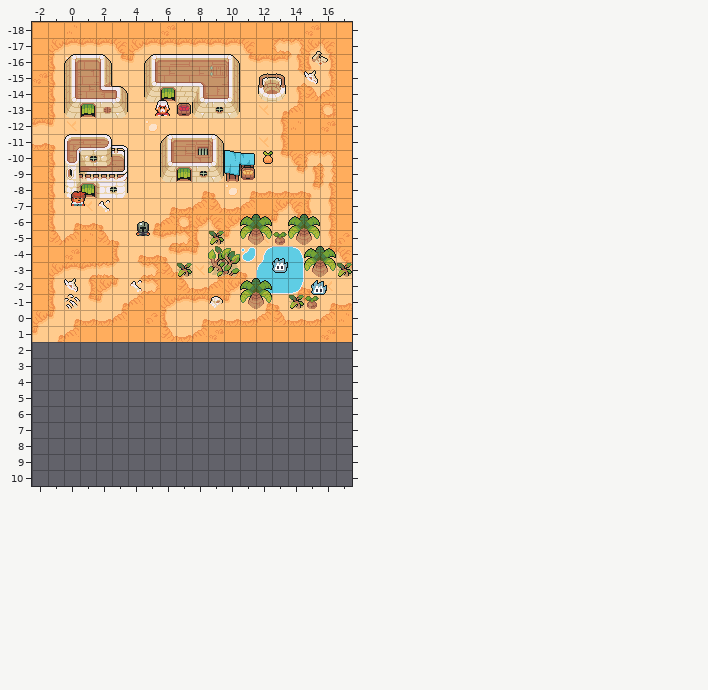
Level history. Tiled map (JSON): level/tiled/level.tmj. Above is the file before it was changed.
Cells are 16x16 px. Shown: x -2..17, y -18..10.
After the commit:
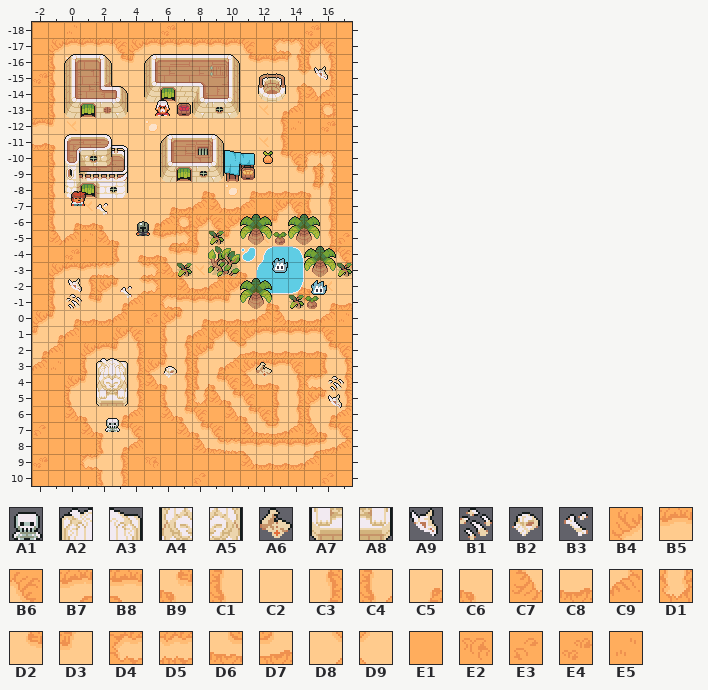
Key: from "Skeleton": A1 0 "NPC Tile"; from "TilesetDesert": A2 180, A3 181, A4 200, A5 201, A6 216, A7 220, A8 221, A9 236, B1 237, B2 238, B3 239; from "TilesetFloor": B4 0, B5 1, B6 2, B7 5, B8 6, B9 9, C1 22, C2 23, C3 24, C4 26, C5 27, C6 28, C7 44, C8 45, C9 46, D1 47, D2 49, D3 50, D4 66, D5 67, D6 71, D7 72, D8 93, D9 94, E1 110, E2 111, E3 112, E4 113, E5 114.
__ is an empty cell, .. an unchanged one.
Objects are placed by their top-left corner, in cells (3,4 is the top-left corner of cell 3,4); size is 1x1 cell unless given.
Tiles of an added or newly shown layer are drawn over the layers below it.
Changes in this commit:
--- layer "ground"
@@ x -2..17 @@
- -1 .. .. .. .. .. .. .. .. B4 B5 .. .. .. .. .. .. .. .. .. ..
-  0 .. .. .. .. .. .. .. .. C1 C2 .. .. .. .. .. .. .. .. .. ..
-  1 .. .. .. .. .. E1 E1 .. C7 C8 .. E4 E1 E1 E1 E1 E1 E1 E4 ..
-  2 __ __ __ __ __ __ __ __ __ __ __ __ __ __ __ __ __ __ __ __
-  3 __ __ __ __ __ __ __ __ __ __ __ __ __ __ __ __ __ __ __ __
-  4 __ __ __ __ .. .. __ __ __ __ __ __ __ __ __ __ __ __ __ __
-  5 __ __ __ __ __ __ __ __ __ __ __ __ __ __ __ __ __ __ __ __
-  6 __ __ __ __ __ __ __ __ __ __ __ __ __ __ __ __ __ __ __ __
-  7 __ __ __ __ __ __ __ __ __ __ __ __ __ __ __ __ __ __ __ __
-  8 __ __ __ __ __ __ __ __ __ __ __ __ __ __ __ __ __ __ __ __
-  9 __ __ __ __ __ __ __ __ __ __ __ __ __ __ __ __ __ __ __ __
- 10 __ __ __ __ __ __ __ __ __ __ __ __ __ __ __ __ __ __ __ __
+ -1 .. .. .. .. .. .. .. .. D4 B8 .. .. .. .. .. .. .. .. .. ..
+  0 .. .. .. .. .. .. .. .. B4 D3 .. .. .. .. .. .. .. .. .. ..
+  1 .. .. .. .. .. B4 B6 .. C1 C5 .. B4 B6 B4 B5 B5 B5 B5 B6 ..
+  2 C5 C9 E1 B4 B5 D3 C3 E1 C1 C3 B4 D3 D8 D7 C8 C8 C8 C8 B9 B6
+  3 C9 E5 E1 C1 C2 C2 C3 B4 D3 C3 C1 C5 C9 B4 B5 B5 B6 E1 C1 C3
+  4 E1 E1 B4 D3 .. .. C3 C7 C6 C3 C4 B9 B6 C7 C8 C6 C3 D4 D9 C3
+  5 E1 E1 C1 C2 C2 C2 C3 E1 C1 C3 D1 C7 B9 B6 E1 C1 C3 B4 D3 C3
+  6 E1 E1 C7 C6 C2 C5 C9 E1 C7 B9 B6 E1 C7 B9 B6 C1 C3 C1 C5 C9
+  7 E3 E1 E1 C7 C6 D2 B6 E1 E1 C7 B9 B6 E1 C7 D6 D7 C9 C7 B9 B6
+  8 E1 E1 E1 E1 C1 C5 C9 E1 E1 E1 C7 D6 D5 B8 B5 B5 B5 B7 D7 C9
+  9 E4 E1 E1 D4 D9 C3 E1 E2 E1 E1 E1 E1 E1 C7 C8 C8 C8 C9 E1 E1
+ 10 E1 E1 E1 E1 C1 C3 E1 E1 E1 E1 E3 E1 E1 E1 E1 E1 E1 E1 E3 E1
--- layer "sphinx" (added)
@@ x 2..3 @@
-  3 __ __
-  4 __ __
-  5 __ __
+  3 A2 A3
+  4 A4 A5
+  5 A7 A8
--- layer "grid decals"
@@ x 15..15 @@
--15 A9
+-15 __
@@ x 2..2 @@
- -7 B3
+ -7 __
@@ x 0..9 @@
- -2 A9 .. .. .. B3 .. .. .. .. ..
- -1 B1 .. .. .. .. .. .. .. .. B2
+ -2 __ .. .. .. __ .. .. .. .. ..
+ -1 __ .. .. .. .. .. .. .. .. __
--- layer "obj decals" (added)
+A9 at 15.6,-15.2
+B3 at 1.9,-6.8
+A9 at 0.2,-2
+B3 at 3.4,-1.7
+B1 at 0.1,-1
+B2 at 6.1,3.4
+B1 at 16.5,4.1
+A9 at 16.5,5.3
--- layer "pickups"
-A6 "Pickup" at 15.5,-16.2
+A6 "Pickup" at 12,3.3
--- layer "npcs"
+A1 "Skelly" at 2.5,6.6
